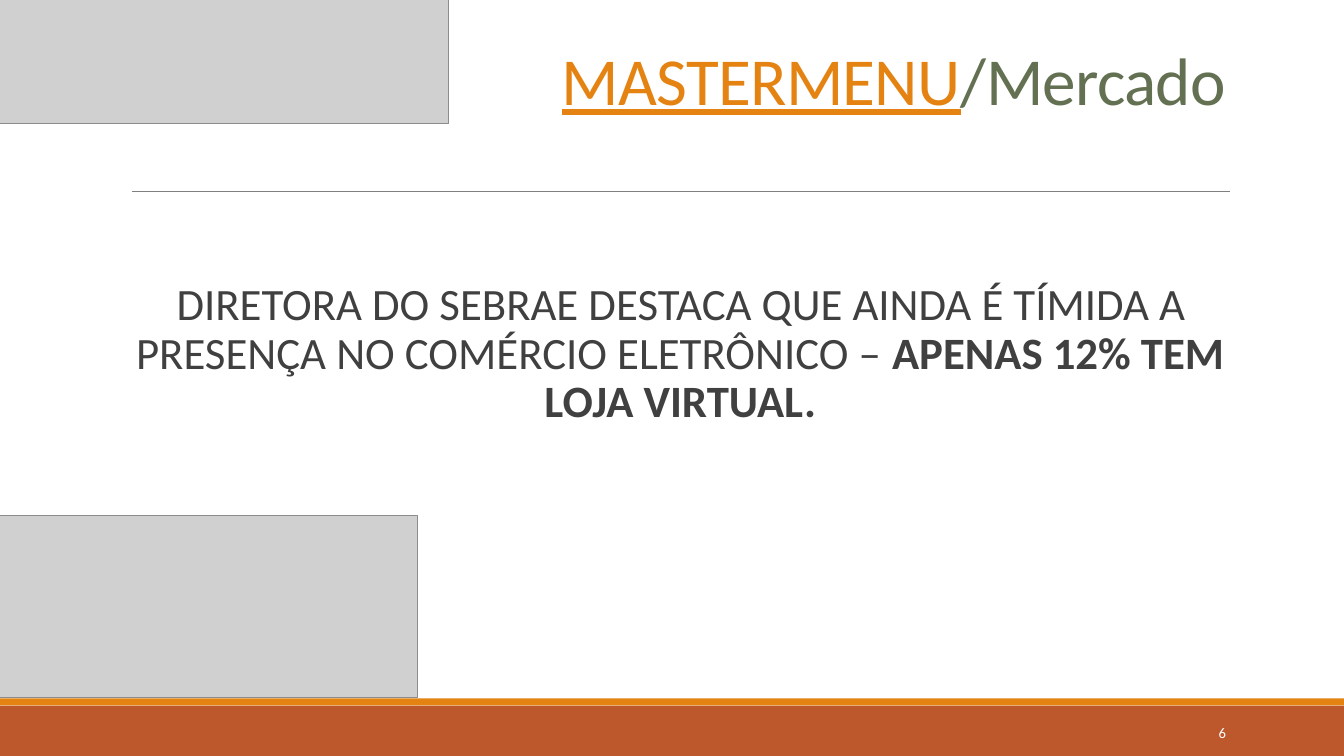
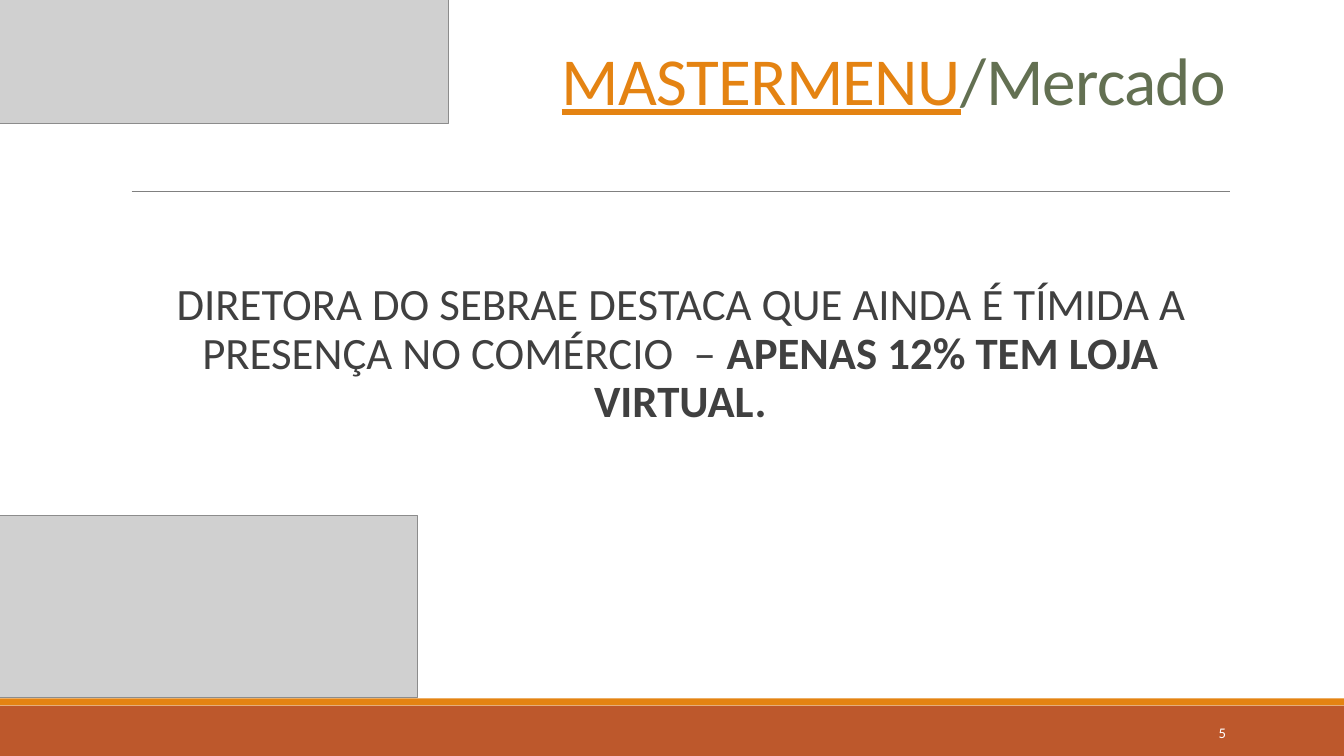
Before and after one commit to MatheusTabares/Master-menu, a slide deck: slide 5 of Documentos/Apresentação/Defesa Trabalho de Conclusão de Curso.pptx (slide 6 before the commit). Drawn at 1344x756 pixels with LibreOffice and Linux fonts; fonts in the diff are those of the drawing; grey boxes stand for pictures. Boxes give left, top, right and bottom in pixels: in the first picture for what was removed or moved away, otherwise in the second. Text is boxed around its words. In the diff, an @@ line names an element or a change of style, - is before the commit and + after.

```diff
--- a/Documentos/Apresentação/Defesa Trabalho de Conclusão de Curso.pptx
+++ b/Documentos/Apresentação/Defesa Trabalho de Conclusão de Curso.pptx
@@ text at box(177, 283, 1185, 418): text changed @@
-  DIRETORA DO SEBRAE DESTACA QUE AINDA É TÍMIDA A PRESENÇA NO COMÉRCIO ELETRÔNICO – APENAS 12% TEM LOJA VIRTUAL.
+  DIRETORA DO SEBRAE DESTACA QUE AINDA É TÍMIDA A PRESENÇA NO COMÉRCIO – APENAS 12% TEM LOJA VIRTUAL.
@@ page number at box(1219, 728, 1226, 738): text changed @@
-6
+5
```
Also in this commit, not shown: 3 other slides changed, 4 other files.
